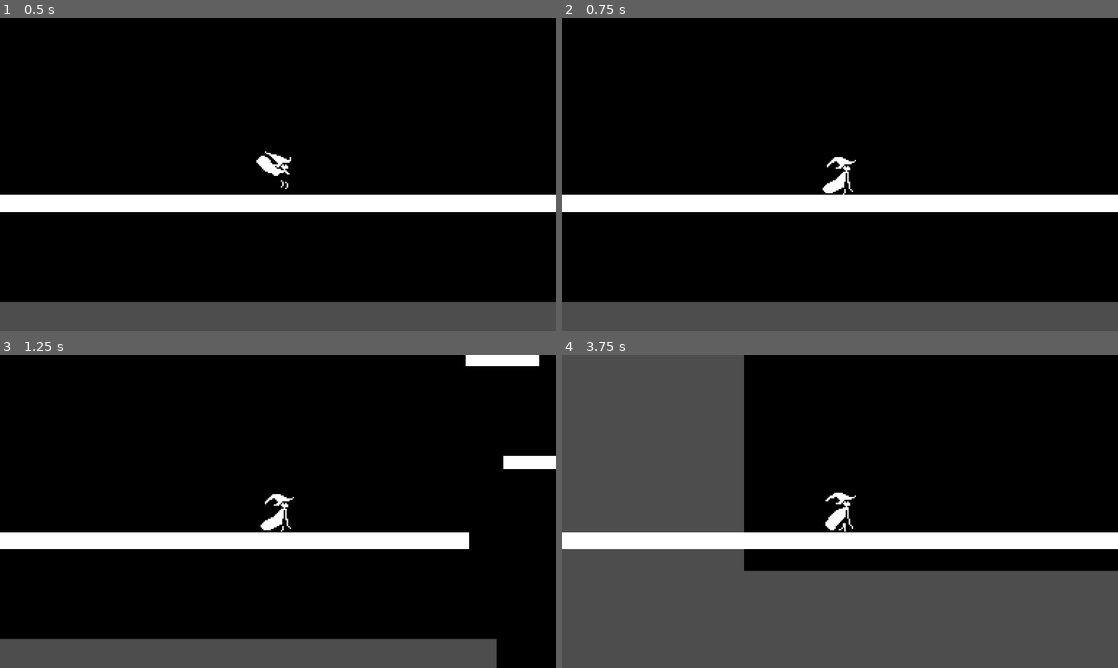
Above: before the commit, frames 1-4 (two rows, left to right).
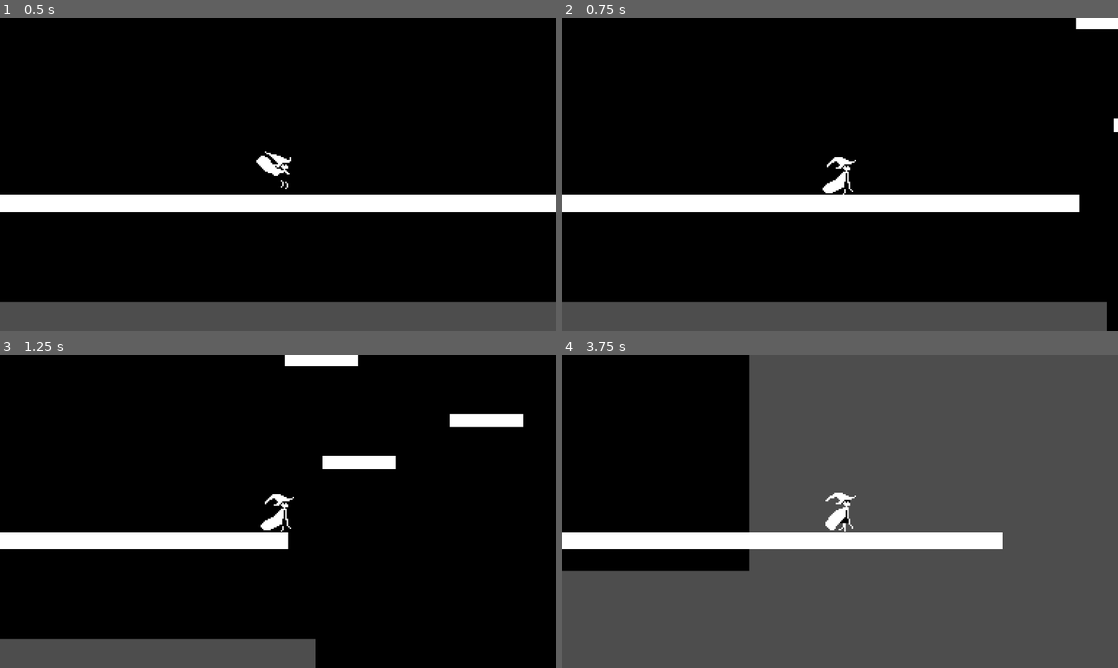
Above: after the commit, the same moments.

Repository: cajrowe94/pom
Game: Godot game, scene res://test/test-level.tscn
Two runs of this game, one before a commit and one after it. Both use one fixed random seed, a clock stepped at 60 frames per second and the inputs below.
Inputs:
- Up to frame 1 (0.5 s): no input
- Up to frame 2 (0.75 s): hold D (player_move_right) from 0.53 s (still down); tap Shift (player_dash, bound only after the commit) at 0.6 s
- Up to frame 3 (1.25 s): keep holding D (player_move_right); tap Space (player_jump) at 0.77 s
- Up to frame 4 (3.75 s): tap Shift (player_dash, bound only after the commit) every 0.75 s from 1.35 to 3.6 s; tap Space (player_jump) at 1.52, 3.02 s; release D (player_move_right) at 2.03 s; hold A (player_move_left) 2.03-2.78 s; hold D (player_move_right) from 2.78 s (still down)

Frame 1 is identical in both runs. In frame 2, 0.9% of the frame differs, in the area x 92-100%, y 0-100%; in frame 3, 7.3%; in frame 4, 64%, in the area x 0-100%, y 0-70%.

Commit message:
dash logic

Diff:
--- a/godot/pom/player/player.gd
+++ b/godot/pom/player/player.gd
@@ -2,24 +2,30 @@
 
 @export var player_speed = 300
 @export var gravity = 30
+
+# jump variables
 @export var jump_strength = 700
 @export var max_jump_boost = 1.0
 @export var max_jumps = 2
-
-@onready var _animated_sprite = $AnimatedSprite2D
-
 var jump_key_duration = 0.0
 var jump_count = 0
 var has_initiated_double_jump = false
 
+# dash variables
+@export var dash_speed = 700
+@export var dash_cooldown = 30
+var dash_countdown = 0
+var dash_time = 0
+var is_dashing = false
+
+@onready var _animated_sprite = $AnimatedSprite2D
+
+var last_moving_dir = 0
+
 # Called when the node enters the scene tree for the first time.
 func _ready() -> void:
 	_animated_sprite.connect("animation_finished", handle_animation_finished)
-
-	if is_on_floor():
-		_animated_sprite.play("idle")
-	else:
-		_animated_sprite.play("fall")
+	handle_player_start_position()
 
 # Called every frame. 'delta' is the elapsed time since the previous frame.
 func _process(delta: float) -> void:
@@ -31,6 +37,8 @@
 
 	if Input.is_action_just_pressed("player_jump"):
 		handle_jump_key_press()
+
+	handle_dash()
 
 	if !is_on_floor():
 		if _animated_sprite.animation == "run": # player walked off ledge
@@ -63,12 +71,19 @@
 	else:
 		_animated_sprite.play("idle")
 
-	player_run()
+	if !is_dashing:
+		player_run()
+
 	move_and_slide()
+
+func handle_player_start_position() -> void:
+	if is_on_floor():
+		_animated_sprite.play("idle")
+	else:
+		_animated_sprite.play("fall")
 
 # animation_finished callback
 func handle_animation_finished() -> void:
-	print(_animated_sprite.animation)
 	match _animated_sprite.animation:
 		"jump", "fall":
 			if !is_on_floor():
@@ -77,7 +92,23 @@
 			if !is_on_floor():
 				_animated_sprite.play("jump")
 
+# manage dash variables
+func handle_dash() -> void:
+	if Input.is_action_just_pressed("player_dash"):
+		handle_dash_key_press()
 
+	if dash_countdown > 0:
+		dash_countdown -= 1
+
+	if dash_time > 0:
+		dash_time -= 1
+	else:
+		is_dashing = false
+
+# user presses dash key
+func handle_dash_key_press() -> void:
+	if dash_countdown == 0.0:
+		player_dash()
 
 # user presses jump key
 func handle_jump_key_press() -> void:
@@ -106,11 +137,27 @@
 
 # when player is moving on the x axis
 func player_run() -> void:
-	var horizontal_direction = Input.get_axis("player_move_left", "player_move_right")
+	var horizontal_dir = get_player_horizontal_dir()
 
-	velocity.x = player_speed * horizontal_direction
+	velocity.x = player_speed * horizontal_dir
 
-	if horizontal_direction < 0:
+	if horizontal_dir < 0:
 		_animated_sprite.flip_h = true;
-	elif horizontal_direction > 0:
+	elif horizontal_dir > 0:
 		_animated_sprite.flip_h = false;
+
+# move the player quickly along x axis
+func player_dash() -> void:
+	is_dashing = true
+	dash_time = 15
+	dash_countdown = dash_cooldown
+	velocity.x = dash_speed * last_moving_dir
+
+
+func get_player_horizontal_dir() -> float:
+	var horizontal_dir = Input.get_axis("player_move_left", "player_move_right")
+
+	if horizontal_dir != 0:
+		last_moving_dir = horizontal_dir
+
+	return horizontal_dir
--- a/godot/pom/player/player.tscn
+++ b/godot/pom/player/player.tscn
@@ -200,4 +200,4 @@
 [node name="AnimatedSprite2D" type="AnimatedSprite2D" parent="."]
 texture_filter = 1
 sprite_frames = SubResource("SpriteFrames_fmu53")
-animation = &"land"
+animation = &"idle"
--- a/godot/pom/project.godot
+++ b/godot/pom/project.godot
@@ -37,3 +37,8 @@
 "events": [Object(InputEventKey,"resource_local_to_scene":false,"resource_name":"","device":-1,"window_id":0,"alt_press …(191 unchanged characters)…
 ]
 }
+player_dash={
+"deadzone": 0.2,
+"events": [Object(InputEventKey,"resource_local_to_scene":false,"resource_name":"","device":-1,"window_id":0,"alt_pressed":false,"shift_pressed":false,"ctrl_pressed":false,"meta_pressed":false,"pressed":false,"keycode":0,"physical_keycode":4194325,"key_label":0,"unicode":0,"location":0,"echo":false,"script":null)
+]
+}
